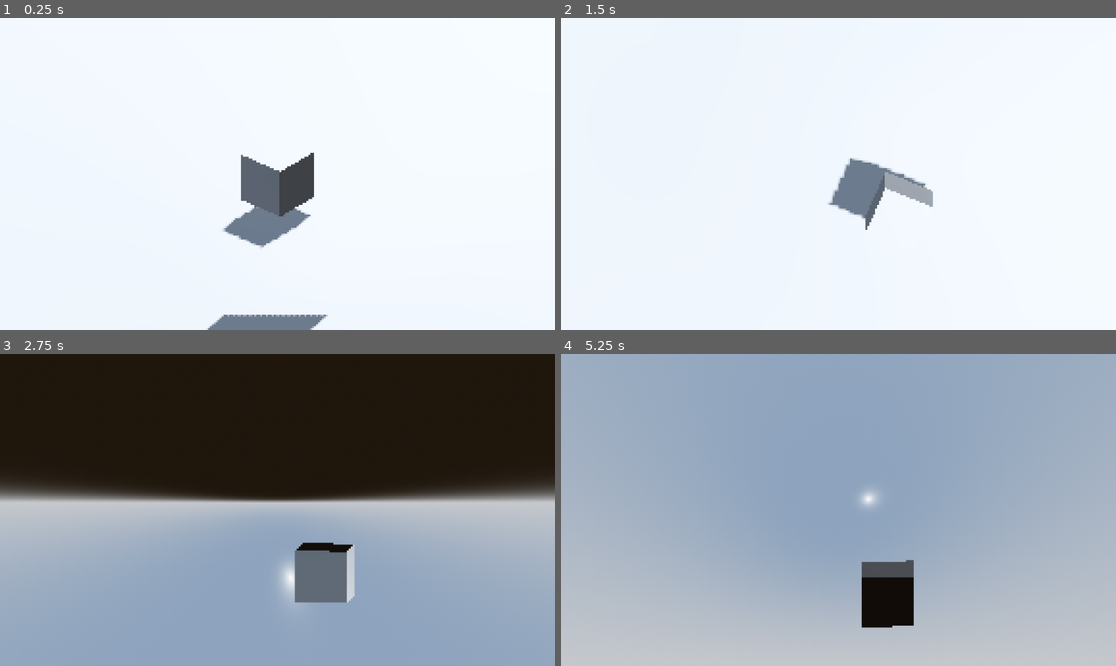
Above: before the commit, frames 1-4 (two rows, left to right).
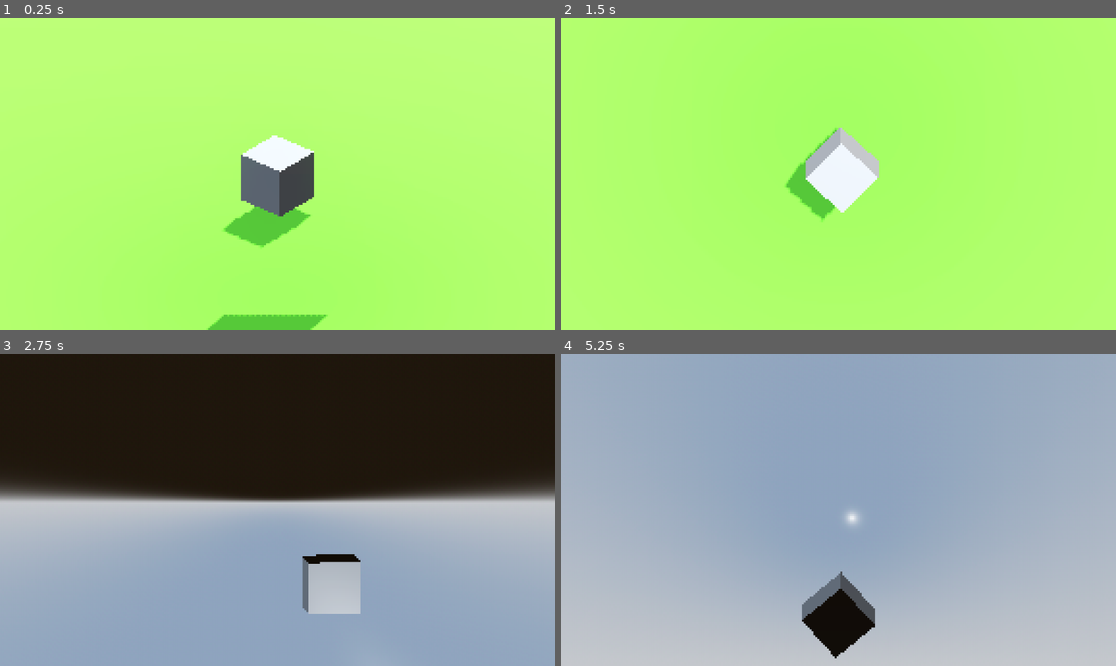
Above: after the commit, the same moments.

Repository: Sunewst/A-Lucky-Ducky-Framework
Game: Godot game, scene res://world.tscn
The game is run twice, just before and just after one commit, with the same random seed, the same clock (stepped at 60 frames per second) and the same inputs.
Inputs (mouse positions are in pixels of both pictures, inside the frame that each line leads up to):
- Up to frame 1 (0.25 s): no input
- Up to frame 2 (1.5 s): tap Enter at 0.5 s; move the mouse to (960, 158) at 0.52 s; hold Right (Arrow_right) 0.53-1.28 s; hold Mouse wheel up (Zoom_in) 0.53-1.28 s; move the mouse to (727, 189) at 1.27 s; hold Left (Arrow_left) from 1.28 s (still down); tap Mouse wheel down (Zoom_out) at 1.35 s
- Up to frame 3 (2.75 s): move the mouse to (333, 441) at 2.02 s; release Left (Arrow_left) at 2.03 s; hold Right (Arrow_right) from 2.03 s (still down); hold Mouse wheel up (Zoom_in) from 2.03 s (still down)
- Up to frame 4 (5.25 s): move the mouse to (810, 572) at 2.77 s; release Mouse wheel up (Zoom_in) at 2.78 s; tap Mouse wheel down (Zoom_out) at 2.85, 4.35 s; move the mouse to (1005, 556) at 3.52 s; release Right (Arrow_right) at 3.53 s; hold Mouse wheel up (Zoom_in) 3.53-4.28 s; hold Left (Arrow_left) from 3.53 s (still down); move the mouse to (672, 463) at 4.27 s; move the mouse to (866, 510) at 5.02 s; hold Mouse wheel up (Zoom_in) from 5.03 s (still down)

The runs differ from the first frame. In frame 1, 97% of the frame differs, in the area x 0-100%, y 0-100%; in frame 2, 99%; in frame 3, 2.5%; in frame 4, 4.1%.

Commit message:
adjust file structure

Diff:
--- a/a-lucky-ducky/camera_controls.gd
+++ b/a-lucky-ducky/camera_controls.gd
@@ -3,6 +3,7 @@
 @export var rotation_speed: float = 2.0
 @export var current_rotation: float = 0
 @export var camera_speed: float = 0.3
+@export var camera_rotation_amount: float = 1
 # Called when the node enters the scene tree for the first time.
 func _ready() -> void:
 	pass # Replace with function body.
@@ -22,12 +23,12 @@
 	if Input.is_action_pressed("Zoom_in"):
 		rotation.x -= rotation_speed * delta
 
-	if Input.is_action_pressed("Arrow_right"):
+	if Input.is_action_just_pressed("Arrow_right"):
 		var tween = create_tween().set_ease(Tween.EASE_IN_OUT).set_trans(Tween.TRANS_EXPO)
-		current_rotation += 0.5
+		current_rotation += camera_rotation_amount
 		tween.tween_property(self, "rotation:y", current_rotation, camera_speed)
 
-	if Input.is_action_pressed("Arrow_left"):
+	if Input.is_action_just_pressed("Arrow_left"):
 		var tween = create_tween().set_ease(Tween.EASE_IN_OUT).set_trans(Tween.TRANS_EXPO)
-		current_rotation -= 0.5
+		current_rotation -= camera_rotation_amount
 		tween.tween_property(self, "rotation:y", current_rotation, camera_speed)
--- a/a-lucky-ducky/scene_transition.tscn
+++ b/a-lucky-ducky/scene_transition.tscn
@@ -1,7 +1,7 @@
 [gd_scene load_steps=8 format=3 uid="uid://do6k0h178rfnl"]
 
 [ext_resource type="Script" uid="uid://cmifekkl8bjg3" path="res://Scene_Transition.gd" id="1_gbkcp"]
-[ext_resource type="Shader" uid="uid://dj2jr1xnqlmbr" path="res://fadeIn.gdshader" id="1_jiq3i"]
+[ext_resource type="Shader" uid="uid://dj2jr1xnqlmbr" path="res://shaders/fadeIn.gdshader" id="1_jiq3i"]
 
 [sub_resource type="ShaderMaterial" id="ShaderMaterial_gbkcp"]
 shader = ExtResource("1_jiq3i")
--- /dev/null
+++ b/a-lucky-ducky/shaders/ground.gdshader
@@ -0,0 +1,59 @@
+shader_type spatial;
+render_mode cull_disabled, diffuse_toon, specular_schlick_ggx;
+// Nice Shader by @_Malido ^^
+
+uniform vec3 top_color: source_color;
+uniform vec3 bottom_color: source_color;
+uniform float ambient_occlusion_factor: hint_range(0.0, 1.0, 0.01) = 0.3;
+uniform float specular_strength: hint_range(0.0, 1.0, 0.01) = 0.4;
+uniform float player_displacement_strength: hint_range(0.0, 1.0, 0.01) = 0.4;
+uniform float player_displacement_size: hint_range(0.0, 2.0, 0.01) = 1.0;
+
+uniform vec3 wind_direction; // Use a negative y component to give it an extra touch (For displacement effect and noise scroll direction)
+uniform float wind_strength: hint_range(0.0, 1.0, 0.01) = 0.3;
+uniform sampler2D wind_noise; // Periln FBM Noise looks Best
+uniform float wind_noise_size: hint_range(0.0, 1.0, 0.001) = 0.05; // high values dont work well
+uniform float wind_noise_speed: hint_range(0.0, 1.0, 0.001) = 0.1;
+
+// Instance the Player Position through a GDScript in the _physics_process
+instance uniform vec3 player_position;
+
+void vertex() {
+	vec3 world_position = (MODEL_MATRIX * vec4(VERTEX, 1.0)).xyz;
+
+	vec3 wind_texture = texture(wind_noise, world_position.xz * wind_noise_size + normalize(-wind_direction.xz) * (TIME + UV.y / 2.5) * wind_noise_speed).rgb;
+	vec3 wind_vector = (vec4(wind_texture * normalize(wind_direction) * wind_strength, 0.0) * MODEL_MATRIX).xyz;
+
+	float player_height = smoothstep(1.0, 0.0, length(player_position.y - world_position.y + 0.3));
+	vec3 push_direction = vec3(world_position - player_position) * vec3(1 , -0.3 ,1);
+	float player_position_factor = smoothstep(player_displacement_size, 0.0, length(push_direction));
+
+	vec3 player_push_vector = (vec4(normalize(push_direction), 0.0) * MODEL_MATRIX).xyz;
+
+	// Apply Player Position displacement
+	VERTEX += player_push_vector * (1.0 - UV.y) * player_position_factor * player_displacement_strength * player_height;
+	// Apply Wind displacement linearly
+	VERTEX += wind_vector * (1.0 - UV.y) * (1.0 - player_position_factor * 0.7);
+
+	// A new normal correction, which aligns the normals of the mesh facing upwards no matter the original direction.
+	NORMAL = vec3(0.0, 1.0, 0.0);
+}
+
+void fragment() {
+	vec3 color = mix(bottom_color, top_color, 1.0 - UV.y);
+
+	// Add fake ambient occlusion by darkening the base of the mesh
+	float ao_fallof = pow(UV.y, 5.0);
+	vec3 ao_color = bottom_color * (1.0 - ambient_occlusion_factor);
+
+	ALBEDO = mix(color, ao_color, ao_fallof);
+	ROUGHNESS = 0.4;
+
+	// Increase the Specular with Grass Height
+	SPECULAR *= (1.0 - UV.y) * specular_strength;
+
+	// Just removing some funny shading
+	if (!FRONT_FACING) {
+		NORMAL = -NORMAL;
+	}
+}
--- a/a-lucky-ducky/world.tscn
+++ b/a-lucky-ducky/world.tscn
@@ -18,7 +18,12 @@
 tonemap_mode = 2
 glow_enabled = true
 
+[sub_resource type="ORMMaterial3D" id="ORMMaterial3D_fj7yv"]
+diffuse_mode = 3
+albedo_color = Color(0.486275, 1, 0.266667, 1)
+
 [sub_resource type="PlaneMesh" id="PlaneMesh_gv5m4"]
+material = SubResource("ORMMaterial3D_fj7yv")
 
 [sub_resource type="BoxMesh" id="BoxMesh_f3sb7"]
 
Renamed: a-lucky-ducky/icon.svg -> a-lucky-ducky/graphics/icon.svg
Not shown, changed: a-lucky-ducky/graphics/icon.svg.import
Renamed: a-lucky-ducky/miku copy.png -> a-lucky-ducky/graphics/miku copy.png
Not shown, changed: a-lucky-ducky/graphics/miku copy.png.import
Renamed: a-lucky-ducky/fadeIn.gdshader -> a-lucky-ducky/shaders/fadeIn.gdshader
Renamed: a-lucky-ducky/fadeIn.gdshader.uid -> a-lucky-ducky/shaders/fadeIn.gdshader.uid
Not shown, added: a-lucky-ducky/shaders/ground.gdshader.uid
Not shown: 1 places in a-lucky-ducky/world.tscn that only renumber resources
